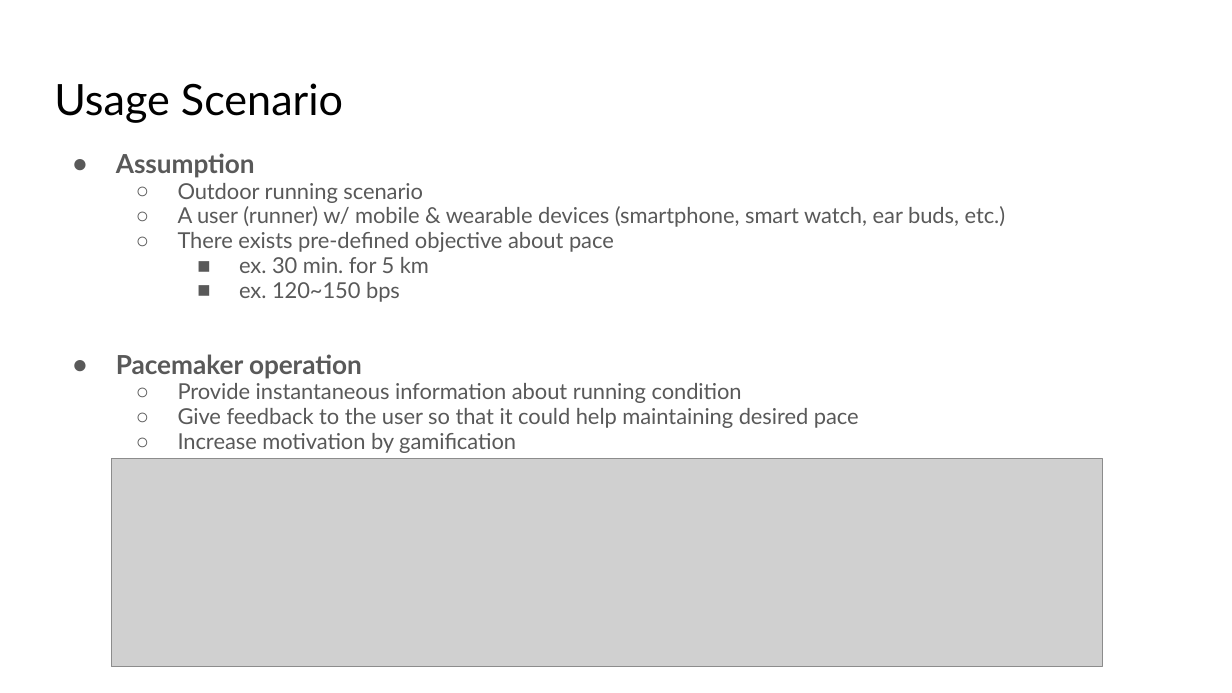
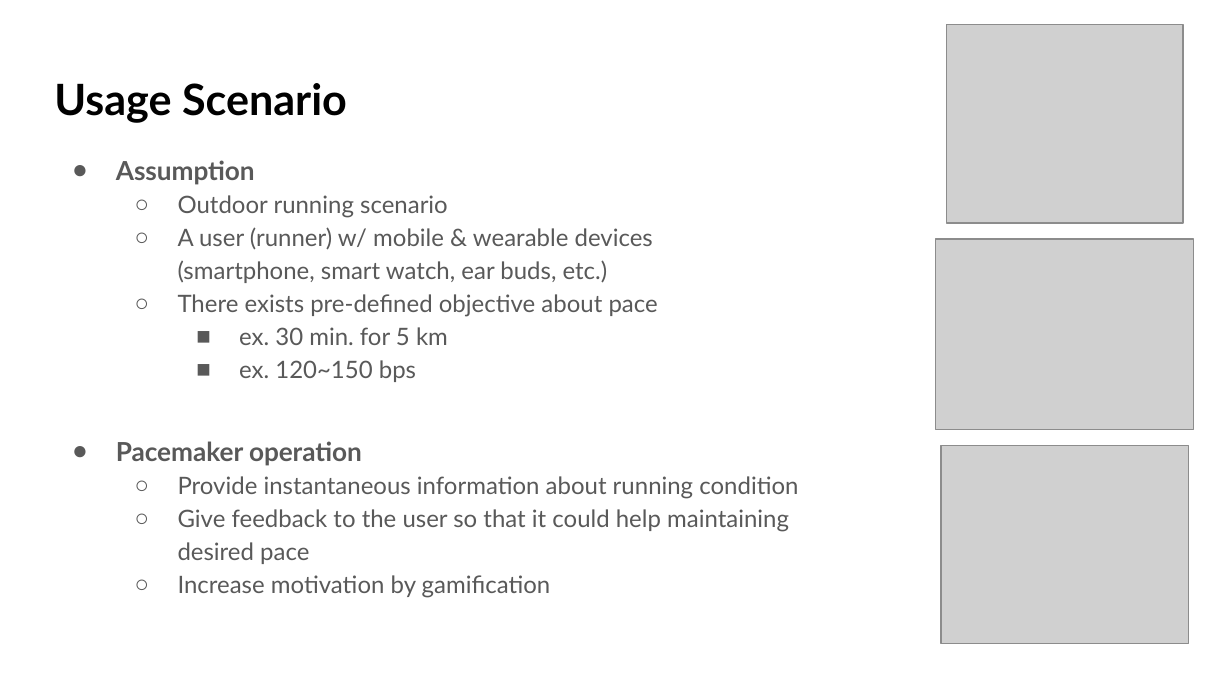
Before and after one commit to crazyboy9103/2021_2_MCA_team7, a slide deck: slide 7 of Project Proposal.pptx. Drawn at 1232x693 pixels with LibreOffice and Linux fonts; fonts in the diff are those of the drawing; grey boxes stand for pictures. Boxes give left, top, right and bottom in pixels: in the first picture for what was removed or moved away, otherwise in the second. Text is boxed around its words. In the diff, an @@ line names an element or a change of style, - is before the commit and + after.

```diff
--- a/Project Proposal.pptx
+++ b/Project Proposal.pptx
@@ picture added at [946,25,1183,223] @@
@@ title "Usage Scenario" at [54,83,347,123]: bold on @@
@@ text "Assumption" at [116,160,798,598]: size 12.8 to 14 pt; line spacing 0.95 to 1.15; indent changed @@
@@ picture added at [936,239,1194,430] @@
@@ picture: place and size @@
-picture at [111,458,1101,667]
+picture at [941,446,1189,644]
```
Also in this commit, not shown: 11 other slides changed, 2 slides added, 1 slide removed, 1 other file.
